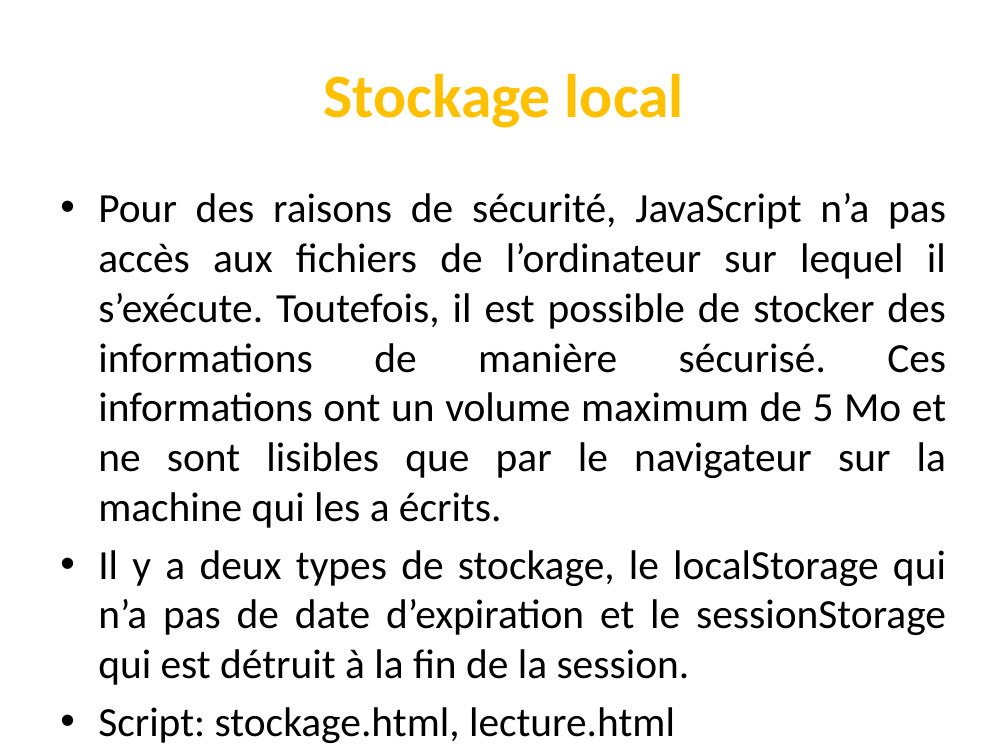
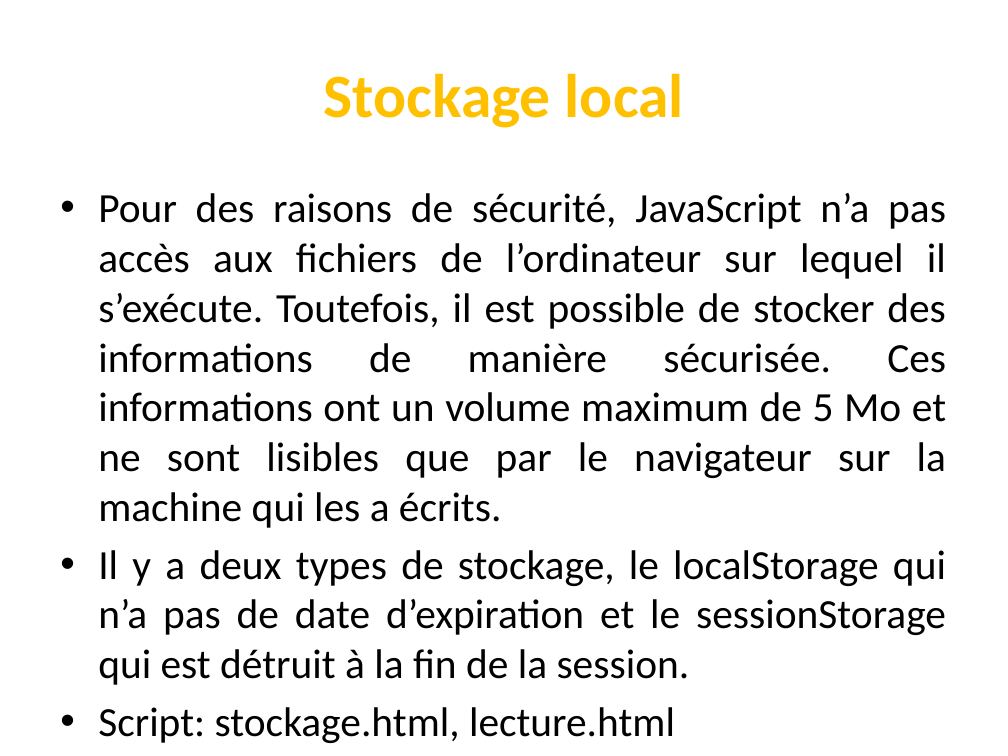
Before and after one commit to codeRoomMarseille/JavaScript_20180914, a slide deck: slide 28 of javascript.pptx. Drawn at 1008x756 pixels with LibreOffice and Linux fonts; fonts in the diff are those of the drawing. Boxes give left, top, right and bottom in pixels: in the first picture for what was removed or moved away, otherwise in the second. Text is boxed around its words. In the diff, an @@ line names an element or a change of style, - is before the commit and + after.

```diff
--- a/javascript.pptx
+++ b/javascript.pptx
@@ text at [98,193,946,528]: text changed @@
-• Pour des raisons de sécurité, JavaScript n’a pas accès aux fichiers de l’ordinateur sur lequel il s’exécute. Toutefois, il est possible de stocker des informations de manière sécurisé. Ces informations ont un volume maximum de 5 Mo et ne sont lisibles que par le navigateur sur la machine qui les a écrits.
+• Pour des raisons de sécurité, JavaScript n’a pas accès aux fichiers de l’ordinateur sur lequel il s’exécute. Toutefois, il est possible de stocker des informations de manière sécurisée. Ces informations ont un volume maximum de 5 Mo et ne sont lisibles que par le navigateur sur la machine qui les a écrits.
```
Also in this commit, not shown: 21 other slides changed.
